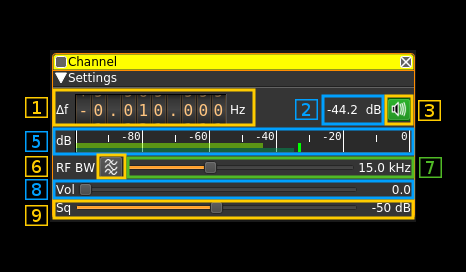
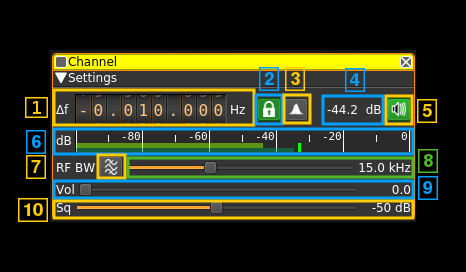
Revision of a layered 466px x 272px image; what changed, layer by layer:
added layer "10" above "Overlay_10" over [18, 198, 48, 222]
painted on "9" over [25, 176, 438, 226]
painted on "8" over [25, 149, 438, 200]
painted on "7" over [26, 155, 442, 179]
painted on "6" over [25, 130, 48, 177]
painted on "5" over [25, 99, 437, 152]
added layer "4" above "Overlay_04" over [345, 68, 365, 92]
painted on "3" over [285, 67, 441, 121]
added layer "Overlay_03" above "2" over [282, 93, 312, 125]
painted on "2" over [259, 67, 318, 120]
added layer "Overlay_02" above "1" over [254, 93, 284, 126]
added layer "Clipboard" above "Patch_01a" over [255, 95, 310, 125]
